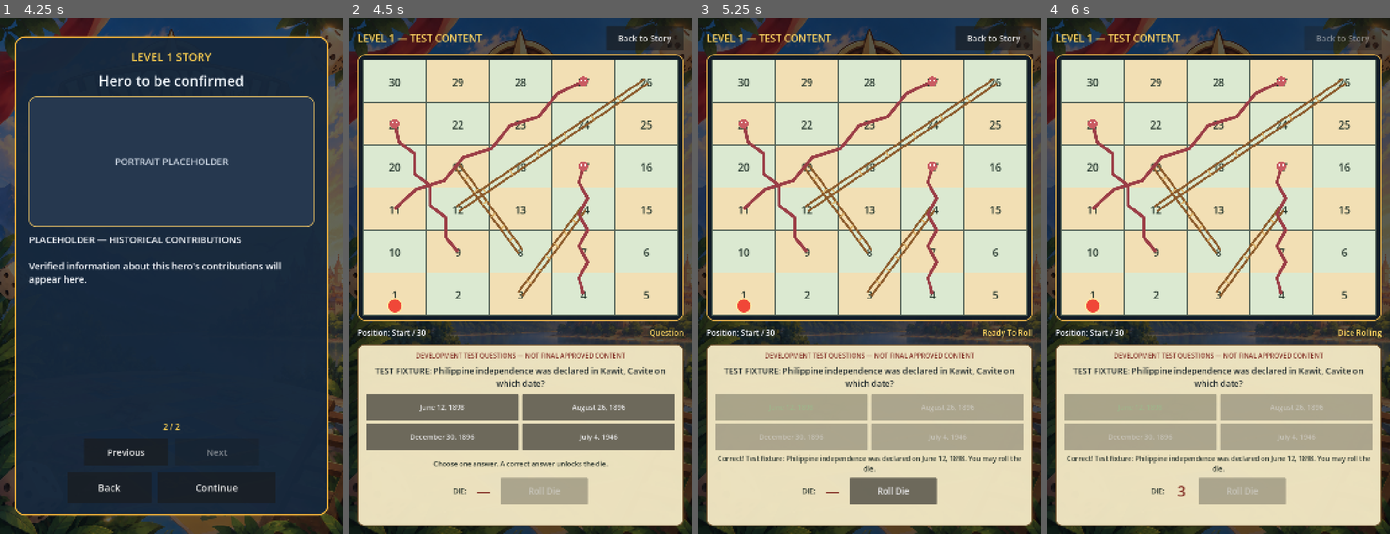
Above: before the commit, frames 1-4 (left to right).
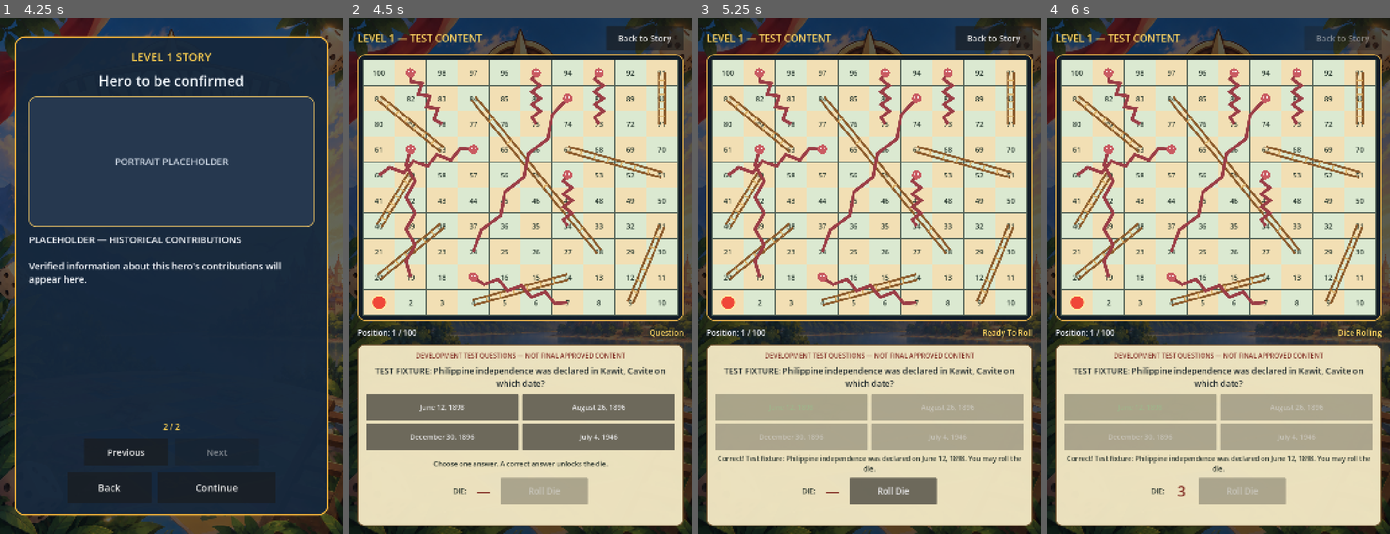
Above: after the commit, the same moments.

Repository: Aria534/HistoryRoll
Game: Godot game, scene res://main_menu_tscn.tscn
Same seed, same stepped clock (60 frames per second), same inputs: the game is played once before the commit and once after it.
Inputs (mouse positions are in pixels of both pictures, inside the frame that each line leads up to):
- Up to frame 1 (4.25 s): click (174, 208) at 0.5 s; click "LEVEL 1 AVAILABLE" at 1.25 s; click "LEVEL 1 AVAILABLE" at 2 s; click "Play" at 2.75 s; click "Next" at 3.5 s
- Up to frame 2 (4.5 s): click "Continue" at 4.25 s
- Up to frame 3 (5.25 s): click "June 12, 1898" at 5 s
- Up to frame 4 (6 s): click "Roll Die" at 5.75 s

Frame 1 is identical in both runs. In frame 2, 27% of the frame differs, in the area x 4-96%, y 8-62%; in frame 3, 27%; in frame 4, 27%.

Commit message:
Complete 100-tile Phase 3 gameplay

Diff:
--- a/board_view.gd
+++ b/board_view.gd
@@ -5,9 +5,9 @@
 @onready var player_token: Control = %PlayerToken
 
 var board_config: Dictionary = {}
-var columns: int = 5
-var rows: int = 6
-var displayed_position: int = 0
+var columns: int = 10
+var rows: int = 10
+var displayed_position: int = 1
 
 
 func _ready() -> void:
@@ -21,8 +21,8 @@
 	if not errors.is_empty():
 		return errors
 	board_config = config.duplicate(true)
-	columns = int(board_config.get("columns", 5))
-	rows = int(board_config.get("rows", 6))
+	columns = int(board_config.get("columns", 10))
+	rows = int(board_config.get("rows", 10))
 	queue_redraw()
 	call_deferred("set_player_position_immediate", displayed_position)
 	return errors
@@ -53,8 +53,6 @@
 
 func _get_token_top_left(tile: int) -> Vector2:
 	var center := get_tile_center(max(tile, 1))
-	if tile <= 0:
-		center.y += size.y / rows * 0.28
 	return center - player_token.size / 2.0
 
 
--- a/dice_roller.gd
+++ b/dice_roller.gd
@@ -2,9 +2,11 @@
 
 var _random := RandomNumberGenerator.new()
 var _controlled_results: Array[int] = []
+var _allow_controlled_results: bool = false
 
 
-func _init(seed_value: int = 0) -> void:
+func _init(seed_value: int = 0, allow_controlled_results: bool = false) -> void:
+	_allow_controlled_results = allow_controlled_results
 	if seed_value == 0:
 		_random.randomize()
 	else:
@@ -12,12 +14,15 @@
 
 
 func roll() -> int:
-	if not _controlled_results.is_empty():
+	if _allow_controlled_results and not _controlled_results.is_empty():
 		return _controlled_results.pop_front()
 	return _random.randi_range(1, 6)
 
 
 func set_controlled_results(results: Array[int]) -> void:
+	if not _allow_controlled_results:
+		push_warning("Controlled dice results are disabled outside the test configuration.")
+		return
 	_controlled_results.clear()
 	for result: int in results:
 		if result >= 1 and result <= 6:
--- a/gameplay_placeholder.gd
+++ b/gameplay_placeholder.gd
@@ -24,6 +24,7 @@
 @export var dice_animation_interval: float = 0.06
 @export var movement_step_duration: float = 0.14
 @export var tile_effect_duration: float = 0.55
+@export var enable_test_dice_controls: bool = false
 
 @onready var board_view: Control = %BoardView
 @onready var level_label: Label = %LevelLabel
@@ -45,15 +46,16 @@
 var level_data: Dictionary = {}
 var board_config: Dictionary = {}
 var tile_count: int = 0
-var player_position: int = 0
+var player_position: int = 1
 var current_question: Dictionary = {}
 var completion_recorded: bool = false
 var progress_manager: Node
-var dice_roller = DiceRoller.new()
+var dice_roller
 var quiz_session = QuizSession.new()
 
 
 func _ready() -> void:
+	dice_roller = DiceRoller.new(0, enable_test_dice_controls and OS.is_debug_build())
 	if progress_manager == null:
 		progress_manager = get_node("/root/ProgressManager")
 	answer_buttons = [%AnswerButton0, %AnswerButton1, %AnswerButton2, %AnswerButton3]
@@ -67,6 +69,9 @@
 
 
 func set_controlled_dice_results(results: Array[int]) -> void:
+	if not enable_test_dice_controls or not OS.is_debug_build():
+		push_warning("Controlled dice results are available only in debug test configurations.")
+		return
 	dice_roller.set_controlled_results(results)
 
 
@@ -91,7 +96,7 @@
 		return
 
 	level_label.text = "LEVEL %d — TEST CONTENT" % level_id
-	player_position = 0
+	player_position = 1
 	completion_recorded = false
 	results_panel.hide()
 	board_view.set_player_position_immediate(player_position)
@@ -245,7 +250,7 @@
 
 
 func _update_position_label() -> void:
-	position_label.text = "Position: %s / %d" % ["Start" if player_position == 0 else str(player_position), tile_count]
+	position_label.text = "Position: %d / %d" % [player_position, tile_count]
 
 
 func _show_fatal_error(message: String) -> void:
--- a/gameplay_placeholder.tscn
+++ b/gameplay_placeholder.tscn
@@ -158,7 +158,7 @@
 size_flags_horizontal = 3
 theme_override_colors/font_color = Color(0.96, 0.97, 1, 1)
 theme_override_font_sizes/font_size = 23
-text = "Position: Start / 30"
+text = "Position: 1 / 100"
 
 [node name="StateLabel" type="Label" parent="MarginContainer/Content/StatusRow"]
 unique_name_in_owner = true
--- a/level_catalog.gd
+++ b/level_catalog.gd
@@ -13,11 +13,29 @@
 		"gameplay_scene": "res://gameplay_placeholder.tscn",
 		"question_fixture_set": "level_1_test",
 		"board": {
-			"columns": 5,
-			"rows": 6,
+			"columns": 10,
+			"rows": 10,
 			"exact_finish": true,
-			"snakes": {27: 11, 21: 9, 17: 4},
-			"ladders": {3: 14, 8: 19, 12: 26},
+			"snakes": {
+				17: 7,
+				54: 34,
+				62: 19,
+				64: 60,
+				87: 24,
+				93: 73,
+				95: 75,
+				99: 78,
+			},
+			"ladders": {
+				4: 14,
+				9: 31,
+				20: 38,
+				28: 84,
+				40: 59,
+				51: 67,
+				63: 81,
+				71: 91,
+			},
 		},
 	},
 ]
--- /dev/null
+++ b/tests/phase3_regression_test.gd
@@ -0,0 +1,237 @@
+extends SceneTree
+
+const BoardRules = preload("res://board_rules.gd")
+const DiceRoller = preload("res://dice_roller.gd")
+const GameplayScript = preload("res://gameplay_placeholder.gd")
+const GameplayScene = preload("res://gameplay_placeholder.tscn")
+const LevelCatalog = preload("res://level_catalog.gd")
+const ProgressManagerScript = preload("res://progress_manager.gd")
+const QuizFixtures = preload("res://quiz_test_fixtures.gd")
+const QuizSession = preload("res://quiz_session.gd")
+
+var _passed: int = 0
+var _failed: int = 0
+
+
+class MockProgressManager:
+	extends Node
+
+	var selected_level: int = 1
+	var completed_levels: Array[int] = []
+	var completion_calls: int = 0
+
+	func mark_level_completed(level_id: int) -> bool:
+		completion_calls += 1
+		if not completed_levels.has(level_id):
+			completed_levels.append(level_id)
+		return true
+
+
+func _init() -> void:
+	call_deferred("_run")
+
+
+func _run() -> void:
+	_test_board_rules()
+	_test_dice_roller()
+	_test_quiz_session()
+	_test_progress_persistence()
+	await _test_gameplay_flow()
+	_test_scene_paths()
+
+	print("Phase 3 regression tests: %d passed, %d failed." % [_passed, _failed])
+	quit(0 if _failed == 0 else 1)
+
+
+func _test_board_rules() -> void:
+	var level := LevelCatalog.get_level(1)
+	var config: Dictionary = level.get("board", {})
+	_check(BoardRules.validate_config(config).is_empty(), "board configuration is valid")
+	_check(BoardRules.get_tile_count(config) == 100, "board contains exactly 100 tiles")
+	_check(int(config.get("columns", 0)) == 10, "board has 10 columns")
+	_check(int(config.get("rows", 0)) == 10, "board has 10 rows")
+
+	var cells: Dictionary = {}
+	for tile: int in range(1, 101):
+		var cell := BoardRules.tile_to_visual_cell(tile, 10, 10)
+		cells[cell] = tile
+	_check(cells.size() == 100, "all tile coordinates are unique")
+	_check(BoardRules.tile_to_visual_cell(1, 10, 10) == Vector2i(0, 9), "tile 1 is bottom-left")
+	_check(BoardRules.tile_to_visual_cell(10, 10, 10) == Vector2i(9, 9), "tile 10 is bottom-right")
+	_check(BoardRules.tile_to_visual_cell(11, 10, 10) == Vector2i(9, 8), "tile 11 starts the reversed second row")
+	_check(BoardRules.tile_to_visual_cell(20, 10, 10) == Vector2i(0, 8), "tile 20 ends the reversed second row")
+	_check(BoardRules.tile_to_visual_cell(91, 10, 10) == Vector2i(9, 0), "tile 91 starts the top row")
+	_check(BoardRules.tile_to_visual_cell(100, 10, 10) == Vector2i(0, 0), "tile 100 is the top-left finish")
+	_check(BoardRules.calculate_normal_destination(1, 6, 100, true) == 7, "movement starts from tile 1")
+	_check(BoardRules.calculate_normal_destination(98, 3, 100, true) == 98, "exact-finish rule blocks overshoot")
+	_check(BoardRules.calculate_normal_destination(94, 6, 100, true) == 100, "exact roll reaches tile 100")
+
+	for raw_start: Variant in config.get("ladders", {}):
+		var destination := int(config["ladders"][raw_start])
+		_check(destination > int(raw_start), "ladder %d moves upward" % int(raw_start))
+	for raw_start: Variant in config.get("snakes", {}):
+		var destination := int(config["snakes"][raw_start])
+		_check(destination < int(raw_start), "snake %d moves downward" % int(raw_start))
+	_check(BoardRules.get_tile_effect(config, 4).get("to", 0) == 14, "ladder effect maps 4 to 14")
+	_check(BoardRules.get_tile_effect(config, 17).get("to", 0) == 7, "snake effect maps 17 to 7")
+
+
+func _test_dice_roller() -> void:
+	var normal_dice = DiceRoller.new()
+	var seen: Dictionary = {}
+	var all_results_valid := true
+	for roll_index: int in range(300):
+		var result: int = normal_dice.roll()
+		if result < 1 or result > 6:
+			all_results_valid = false
+		seen[result] = true
+	_check(all_results_valid, "300 normal dice results are within 1 through 6")
+	_check(seen.size() >= 4, "normal dice produces varied results")
+
+	var controlled_dice = DiceRoller.new(12345, true)
+	var controlled_unit_results: Array[int] = [6, 2]
+	controlled_dice.set_controlled_results(controlled_unit_results)
+	_check(controlled_dice.roll() == 6, "test-only dice accepts first controlled result")
+	_check(controlled_dice.roll() == 2, "test-only dice accepts second controlled result")
+
+
+func _test_quiz_session() -> void:
+	var quiz = QuizSession.new()
+	_check(quiz.configure(QuizFixtures.get_questions_for_level(1), false), "quiz fixtures configure successfully")
+	var question: Dictionary = quiz.next_question()
+	_check(question.get("choices", []).size() == 4, "quiz displays four choices")
+	var first_result: Dictionary = quiz.submit_answer(int(question.get("correct_index", -1)))
+	_check(bool(first_result.get("accepted", false)), "first answer submission is accepted")
+	_check(bool(first_result.get("correct", false)), "correct answer is recognized")
+	_check(not bool(quiz.submit_answer(0).get("accepted", true)), "duplicate answer submission is rejected")
+
+
+func _test_progress_persistence() -> void:
+	var test_path := "user://historyroll_phase3_regression.json"
+	var absolute_path := ProjectSettings.globalize_path(test_path)
+	if FileAccess.file_exists(test_path):
+		DirAccess.remove_absolute(absolute_path)
+
+	var progress = ProgressManagerScript.new()
+	progress.save_path = test_path
+	_check(progress.mark_level_completed(1), "supported level completion is recorded")
+	_check(progress.completed_levels.has(1), "completed level is stored")
+	_check(progress.highest_unlocked_level == 1, "unsupported levels are not unlocked")
+
+	var reloaded = ProgressManagerScript.new()
+	reloaded.save_path = test_path
+	reloaded.load_progress()
+	_check(reloaded.completed_levels.has(1), "completed level persists after reload")
+	_check(reloaded.highest_unlocked_level == 1, "unlock state persists after reload")
+	progress.free()
+	reloaded.free()
+	if FileAccess.file_exists(test_path):
+		DirAccess.remove_absolute(absolute_path)
+
+
+func _test_gameplay_flow() -> void:
+	var progress := MockProgressManager.new()
+	var gameplay = GameplayScene.instantiate()
+	gameplay.progress_manager = progress
+	gameplay.enable_test_dice_controls = true
+	gameplay.shuffle_questions = false
+	gameplay.dice_animation_steps = 1
+	gameplay.dice_animation_interval = 0.001
+	gameplay.movement_step_duration = 0.001
+	gameplay.tile_effect_duration = 0.001
+	get_root().add_child(gameplay)
+	await process_frame
+
+	_check(gameplay.tile_count == 100, "gameplay loads the 100-tile board")
+	_check(gameplay.player_position == 1, "new gameplay starts on tile 1")
+	_check(gameplay.state == GameplayScript.GameplayState.QUESTION, "gameplay starts in question state")
+	_check(gameplay.roll_button.disabled, "roll button starts disabled")
+
+	gameplay.answer_buttons[1].pressed.emit()
+	_check(gameplay.state == GameplayScript.GameplayState.ANSWER_FEEDBACK, "incorrect answer enters feedback state")
+	_check(gameplay.roll_button.disabled, "incorrect answer keeps roll disabled")
+	gameplay.roll_button.pressed.emit()
+	await process_frame
+	_check(gameplay.player_position == 1, "incorrect answer cannot move the player")
+	_check(progress.completion_calls == 0, "opening gameplay does not record completion")
+
+	gameplay.next_turn_button.pressed.emit()
+	_check(gameplay.state == GameplayScript.GameplayState.QUESTION, "next question begins after a failed turn")
+	gameplay.answer_buttons[1].pressed.emit()
+	_check(gameplay.state == GameplayScript.GameplayState.READY_TO_ROLL, "correct answer enables rolling")
+	_check(not gameplay.roll_button.disabled, "roll button is enabled after a correct answer")
+
+	var ladder_rolls: Array[int] = [3, 6]
+	gameplay.set_controlled_dice_results(ladder_rolls)
+	gameplay.roll_button.pressed.emit()
+	_check(gameplay.state == GameplayScript.GameplayState.DICE_ROLLING, "roll signal enters dice-rolling state")
+	gameplay.roll_button.pressed.emit()
+	_check(gameplay.roll_button.disabled, "roll button disables during an active roll")
+	_check(await _wait_for_state(gameplay, GameplayScript.GameplayState.ANSWER_FEEDBACK), "movement and ladder effect finish")
+	_check(gameplay.dice_label.text == "3", "displayed dice result matches the controlled roll")
+	_check(gameplay.player_position == 14, "roll 3 lands on ladder 4 and moves to 14")
+	_check(progress.completion_calls == 0, "non-final movement does not record completion")
+
+	gameplay.next_turn_button.pressed.emit()
+	gameplay.player_position = 14
+	gameplay.board_view.set_player_position_immediate(14)
+	gameplay.answer_buttons[1].pressed.emit()
+	var snake_roll: Array[int] = [3]
+	gameplay.set_controlled_dice_results(snake_roll)
+	gameplay.roll_button.pressed.emit()
+	_check(await _wait_for_state(gameplay, GameplayScript.GameplayState.ANSWER_FEEDBACK), "snake movement finishes")
+	_check(gameplay.player_position == 7, "roll 3 lands on snake 17 and moves to 7")
+
+	gameplay.next_turn_button.pressed.emit()
+	gameplay.player_position = 98
+	gameplay.board_view.set_player_position_immediate(98)
+	gameplay.answer_buttons[0].pressed.emit()
+	var overshoot_roll: Array[int] = [3]
+	gameplay.set_controlled_dice_results(overshoot_roll)
+	gameplay.roll_button.pressed.emit()
+	_check(await _wait_for_state(gameplay, GameplayScript.GameplayState.ANSWER_FEEDBACK), "overshoot turn finishes")
+	_check(gameplay.player_position == 98, "overshoot leaves the player on the current tile")
+
+	gameplay.next_turn_button.pressed.emit()
+	gameplay.player_position = 97
+	gameplay.board_view.set_player_position_immediate(97)
+	var finish_answer_index := int(gameplay.current_question.get("correct_index", -1))
+	gameplay.answer_buttons[finish_answer_index].pressed.emit()
+	var finish_roll: Array[int] = [3]
+	gameplay.set_controlled_dice_results(finish_roll)
+	gameplay.roll_button.pressed.emit()
+	_check(await _wait_for_state(gameplay, GameplayScript.GameplayState.LEVEL_COMPLETE), "exact roll to tile 100 completes the level")
+	_check(gameplay.player_position == 100, "player finishes on tile 100")
+	_check(progress.completion_calls == 1, "completion is recorded exactly once")
+	gameplay.roll_button.pressed.emit()
+	await process_frame
+	_check(progress.completion_calls == 1, "input after completion cannot duplicate the reward")
+
+	gameplay.progress_manager = null
+	gameplay.queue_free()
+	await process_frame
+	progress.free()
+
+
+func _wait_for_state(gameplay: Node, expected_state: int, maximum_frames: int = 600) -> bool:
+	for frame_index: int in range(maximum_frames):
+		if gameplay.state == expected_state:
+			return true
+		await process_frame
+	return false
+
+
+func _test_scene_paths() -> void:
+	_check(ResourceLoader.exists("res://main_menu_tscn.tscn"), "Main Menu scene exists")
+	_check(ResourceLoader.exists("res://level_selection.tscn"), "Level Selection scene exists")
+	_check(ResourceLoader.exists("res://story_mode.tscn"), "Story Mode scene exists")
+	_check(ResourceLoader.exists("res://gameplay_placeholder.tscn"), "gameplay scene exists")
+
+
+func _check(condition: bool, description: String) -> void:
+	if condition:
+		_passed += 1
+		print("PASS: ", description)
+	else:
+		_failed += 1
+		push_error("FAIL: %s" % description)
Not shown, added: tests/phase3_regression_test.gd.uid
